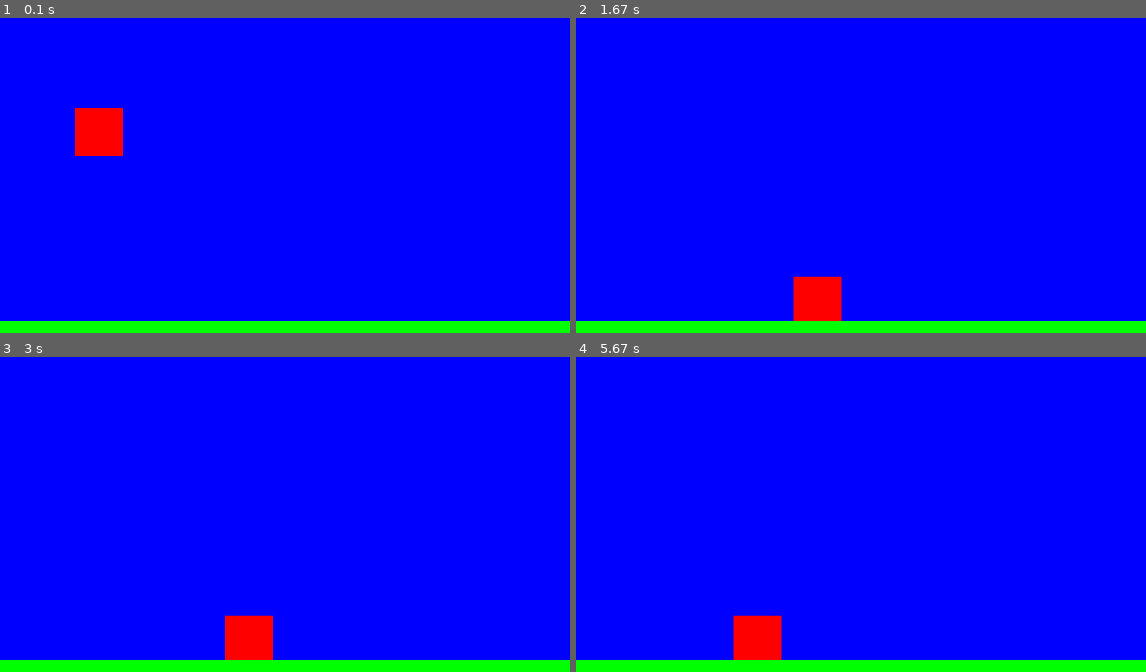
Above: before the commit, frames 1-4 (two rows, left to right).
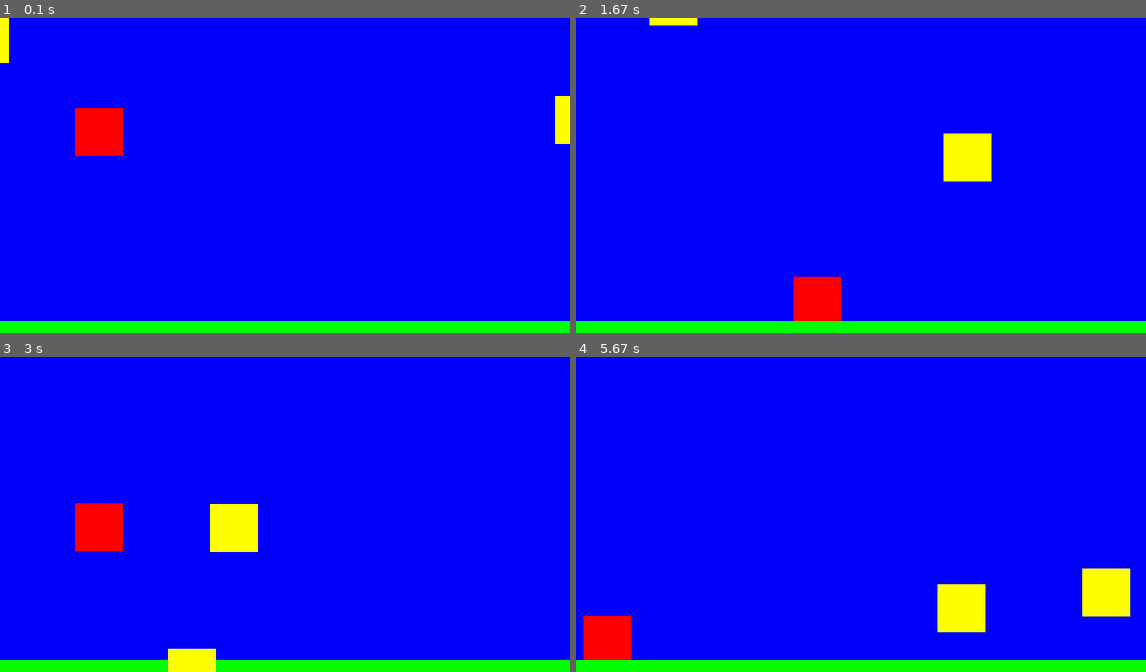
Above: after the commit, the same moments.

Repository: Kraison799/Taller-PyGame
Game: pygame game, started from Main.py
The game is run twice, just before and just after one commit, with the same random seed, the same clock (stepped at 60 frames per second) and the same inputs.
Inputs:
- Up to frame 1 (0.1 s): no input
- Up to frame 2 (1.67 s): hold Right 0.33-0.8 s; hold Right 0.83-1.3 s; hold Left from 1.33 s (still down)
- Up to frame 3 (3 s): release Left at 1.87 s; hold Left 1.9-2.3 s; hold Right 2.33-2.97 s
- Up to frame 4 (5.67 s): hold Left 3-3.47 s; hold Right 3.5-3.97 s; hold Right 4-4.47 s; hold Left 4.5-5.03 s; hold Left 5.07-5.47 s; hold Right from 5.5 s (still down)

The runs differ from the first frame. In frame 1, 0.6% of the frame differs, in the area x 0-100%, y 0-40%; in frame 2, 1.5%; in frame 3, 4.4%; in frame 4, 4.9%, in the area x 1-98%, y 67-97%.

Commit message:
Game Finished
Enemies created

Diff:
--- a/Game.py
+++ b/Game.py
@@ -12,7 +12,7 @@
 """
 
 # Libraries
-import pygame, time
+import pygame
 
 # Settings
 transColor = pygame.Color(255, 0, 255)
@@ -47,15 +47,30 @@
 
     def __draw__(self, frame):
         pygame.draw.rect(frame, (255, 0, 0), self.rect)
-"""
+
 # ===== Enemy ===== #
 class Enemy:
-    def __init__(self):
+    def __init__(self, x, y, speed):
+        # Settings
+        self.rect = pygame.Rect(x, y, 64, 64)
+        self.speed = speed
 
     def __update__(self):
+        self.rect.left += self.speed[0]
+        self.rect.top += self.speed[1]
 
-    def __draw__(self):
-"""
+        if self.rect.left < -64:
+            self.rect.left = 760
+        elif self.rect.left > 760:
+            self.rect.left = -64
+        if self.rect.top < -64:
+            self.rect.top = 420
+        elif self.rect.top > 420:
+            self.rect.top = -64
+
+    def __draw__(self, frame):
+        pygame.draw.rect(frame, (255, 255, 0), self.rect)
+
 # ===== Platforms ===== #
 class Platform:
     def __init__(self, x, y, width, height):
@@ -72,23 +87,32 @@
         self.frame = frame
         self.player = Player(100, 100)
         self.platforms = [Platform(0, 404, 760, 16)]
+        self.enemies = [Enemy(-64, 0, (3, -1)), Enemy(760, 100, (-5, 1))]
         self.gameFlag = True
 
     def __update__(self):
-        # Gravity for Player
+        # Gravity
         self.player.falling = True
         for platform in self.platforms:
             if self.player.rect.colliderect(platform.rect):
                 self.player.falling = False
                 break
+        self.player.__update__()
 
-        self.player.__update__()
+        # Enemies
+        for enemy in self.enemies:
+            enemy.__update__()
+            if self.player.rect.colliderect(enemy.rect):
+                self.player = Player(100, 100)
 
     def __draw__(self):
         self.frame.fill((0, 0, 255))
         self.player.__draw__(self.frame)
         for platform in self.platforms:
             platform.__draw__(self.frame)
+
+        for enemy in self.enemies:
+            enemy.__draw__(self.frame)
 
     # This function manage the keyboard during the Game Screen
     def events(self, event):
